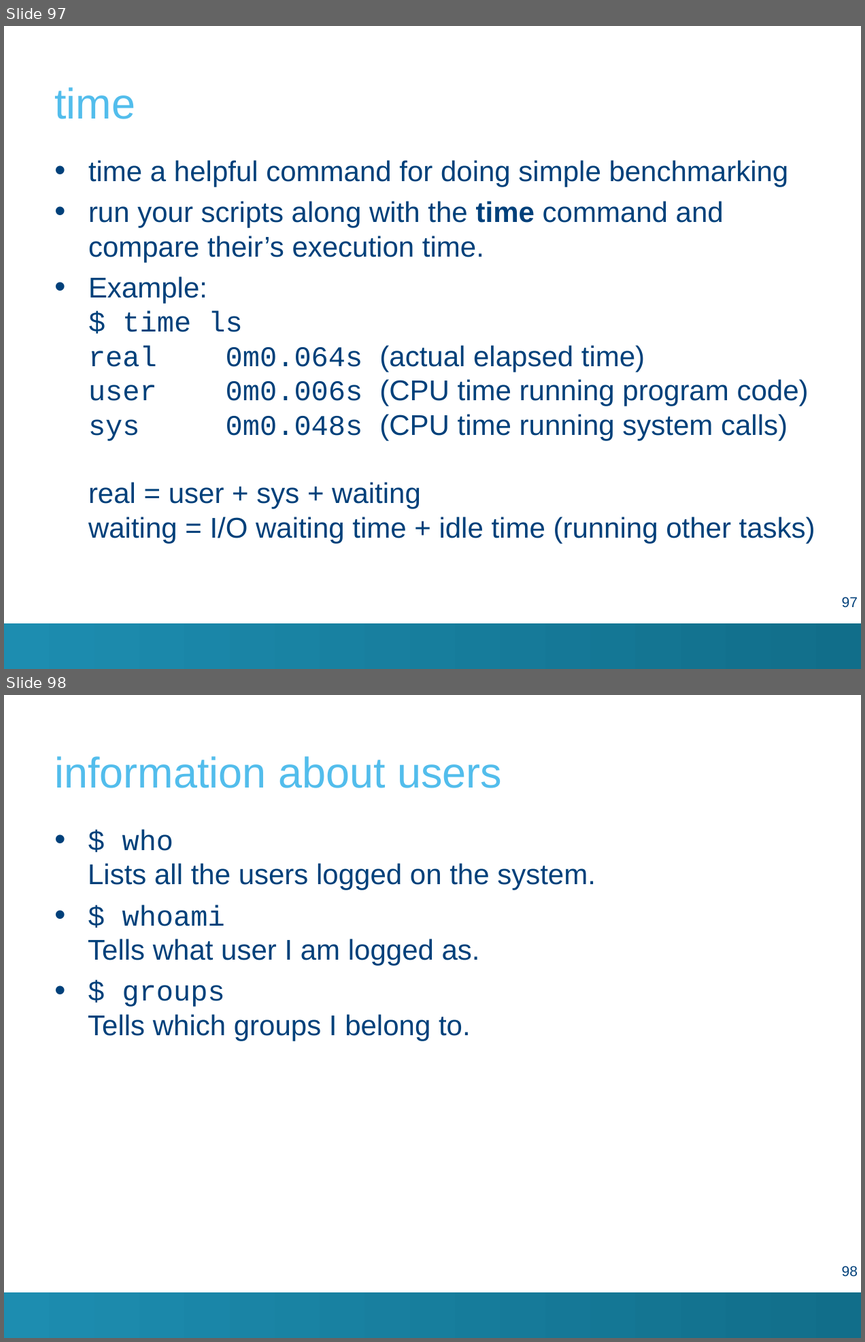
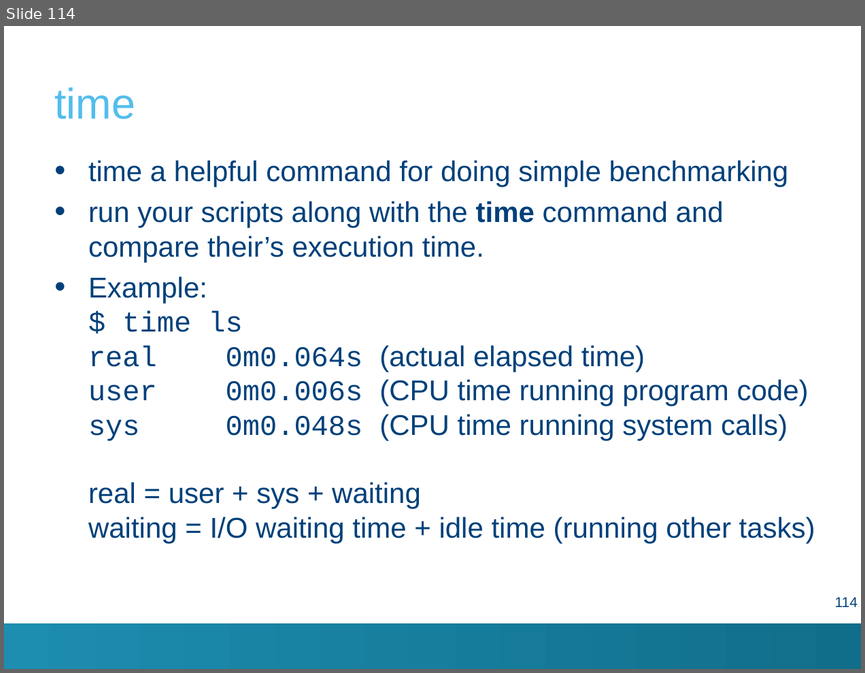
Before and after one commit to hpcleuven/Linux-intro, a slide deck: Linux-intro.pptx. Shown one above the other, each under a label of ours: slides 97 and 98 before the commit, slide 114 after it. The pictures are 865x1342 and 865x673 pixels, drawn with LibreOffice and Linux fonts; fonts in the diff are those of the drawing; background and template pictures are left out. Boxes give left, top, right and bottom in pixels: in the first picture for what was removed or moved away, otherwise in the second. Text is boxed around its words. In the diff, an @@ line names an element or a change of style, - is before the commit and + after.

```diff
--- a/Linux-intro.pptx
+++ b/Linux-intro.pptx
@@ slide 98 removed at [4, 695, 861, 1338], background #FFFFFF; not listed: 1 template element that a slide beside it also shows @@
@@ title removed at [54, 756, 502, 788] @@
-information about users
@@ text removed at [88, 829, 596, 1040] @@
-• $ who
-  Lists all the users logged on the system.
-• $ whoami
-  Tells what user I am logged as.
-• $ groups
-  Tells which groups I belong to.
@@ page number removed at [842, 1266, 857, 1276] @@
-98
@@ what was slide 97 is now slide 114 @@
@@ page number at [835, 597, 857, 607]: text changed @@
-97
+114
```
Also in this commit, not shown: 15 slides changed, 7 other slides removed, 3 other files.
